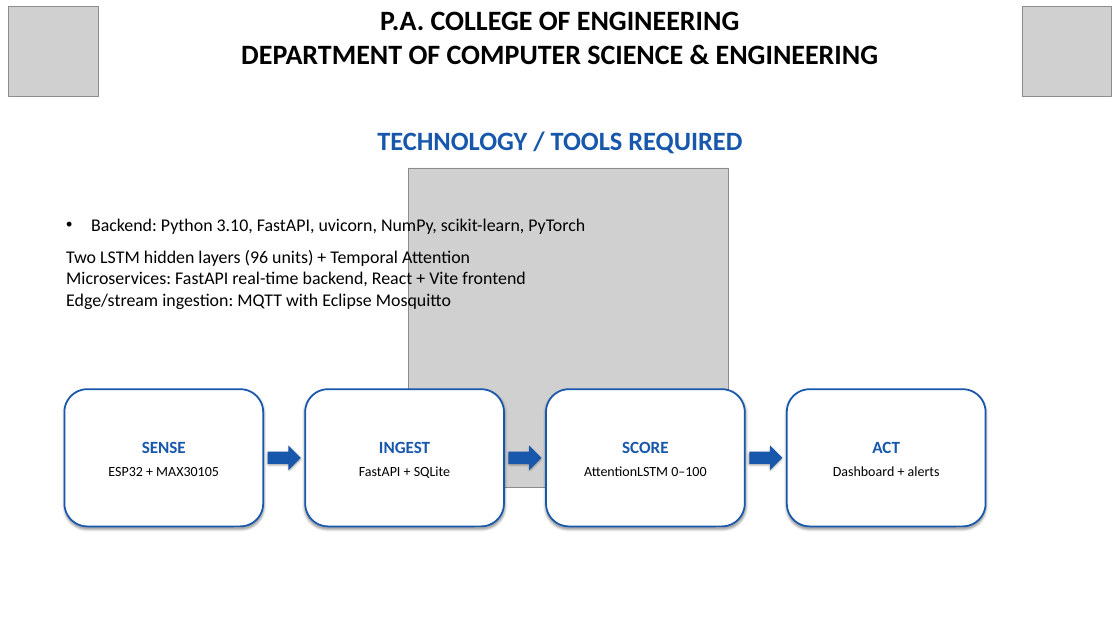
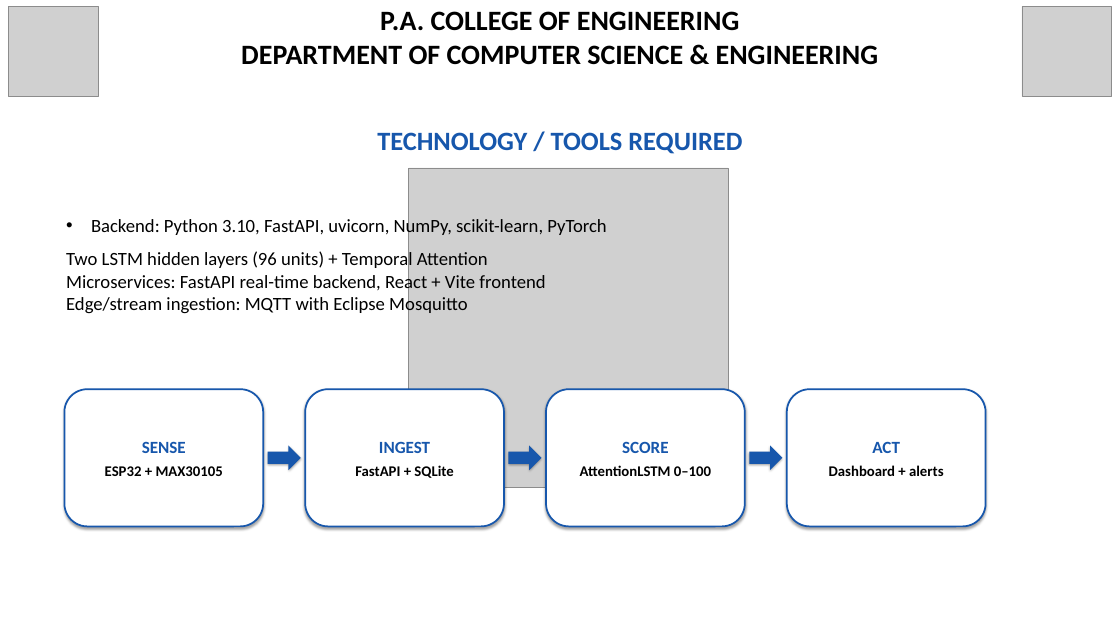
Before and after one commit to Dinaltium/SynCura, a slide deck: slide 11 of ppt/SynCura_Deck_V3_FINAL.pptx. Drawn at 1120x630 pixels with LibreOffice and Linux fonts; fonts in the diff are those of the drawing; grey boxes stand for pictures. Boxes give left, top, right and bottom in pixels: in the first picture for what was removed or moved away, otherwise in the second. Text is boxed around its words. In the diff, an @@ line names an element or a change of style, - is before the commit and + after.

Commit message:
increase content text for projection

```diff
--- a/ppt/SynCura_Deck_V3_FINAL.pptx
+++ b/ppt/SynCura_Deck_V3_FINAL.pptx
@@ text "Backend: Python 3.10, FastAPI, uvicorn, ..." at bbox=[66, 217, 606, 316]: size 23 to 24 pt @@
@@ text in rounded rectangle at bbox=[105, 466, 223, 476]: size 18 to 19 pt, bold on in "ESP32 + MAX30105" @@
@@ text in rounded rectangle at bbox=[355, 465, 453, 478]: size 18 to 19 pt, bold on in "FastAPI + SQLite" @@
@@ text in rounded rectangle at bbox=[580, 465, 711, 476]: size 18 to 19 pt, bold on in "AttentionLSTM 0–100" @@
@@ text in rounded rectangle at bbox=[829, 465, 944, 476]: size 18 to 19 pt, bold on in "Dashboard + alerts" @@
```
Also in this commit, not shown: 13 other slides changed.
